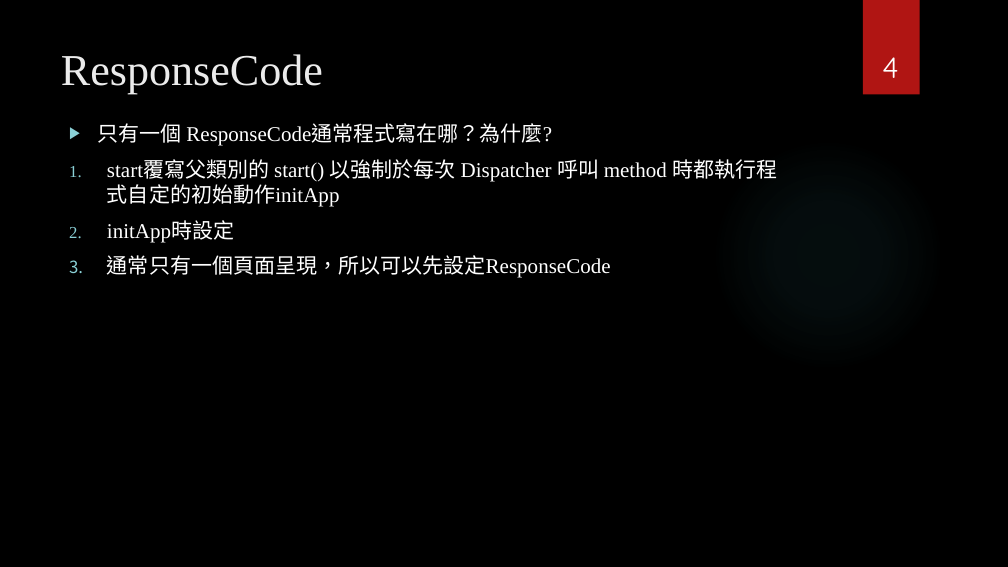
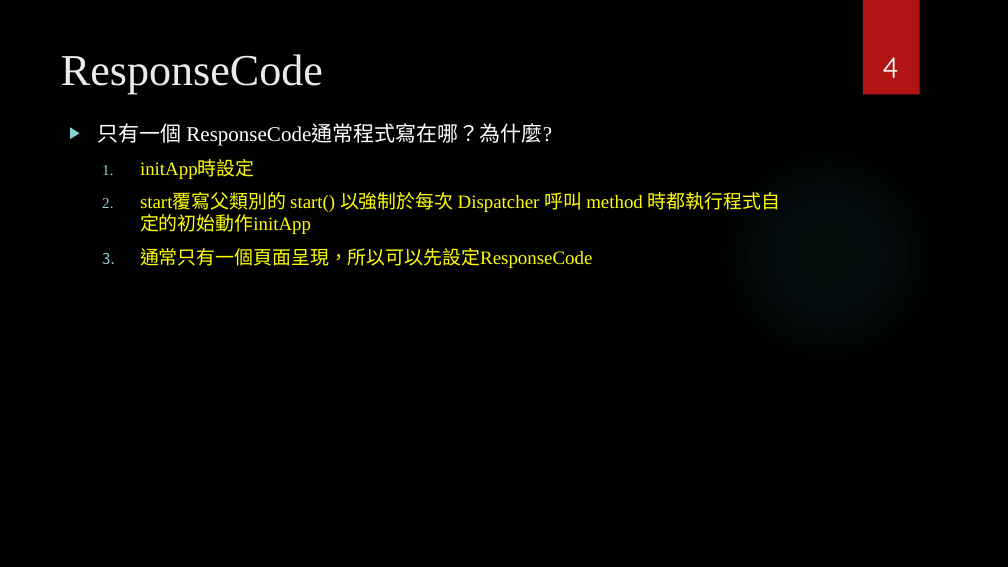
Before and after one commit to Szying/Js_Tools, a slide deck: slide 4 of 補充報告.pptx. Drawn at 1008x567 pixels with LibreOffice and Linux fonts; fonts in the diff are those of the drawing; background and template pictures are left out. Boxes give left, top, right and bottom in pixels: in the first picture for what was removed or moved away, otherwise in the second. Text is boxed around its words. In the diff, an @@ line names an element or a change of style, - is before the commit and + after.

```diff
--- a/補充報告.pptx
+++ b/補充報告.pptx
@@ text at [140, 160, 254, 179]: paragraph added @@
+  1. initApp時設定
@@ text at [140, 192, 780, 268]: size 20 to 18 pt, text colour #FFFFFF to #FFFF00 in "start覆寫父類別的 start() 以強制於每次 Dispatcher 呼叫 method 時都執行程式自定的初始動 ...", "通常只有一個頁面呈現，所以可以先設定ResponseCode"; list level 1 to 2 in "start覆寫父類別的 start() 以強制於每次 Dispatcher 呼叫 ..."; list level 1 to 2 in "通常只有一個頁面呈現，所以可以先設定ResponseCode" @@
@@ text at [107, 221, 234, 242]: paragraph removed @@
-2. initApp時設定
```
Also in this commit, not shown: 14 other slides changed, 4 slides added, 2 slides removed.
